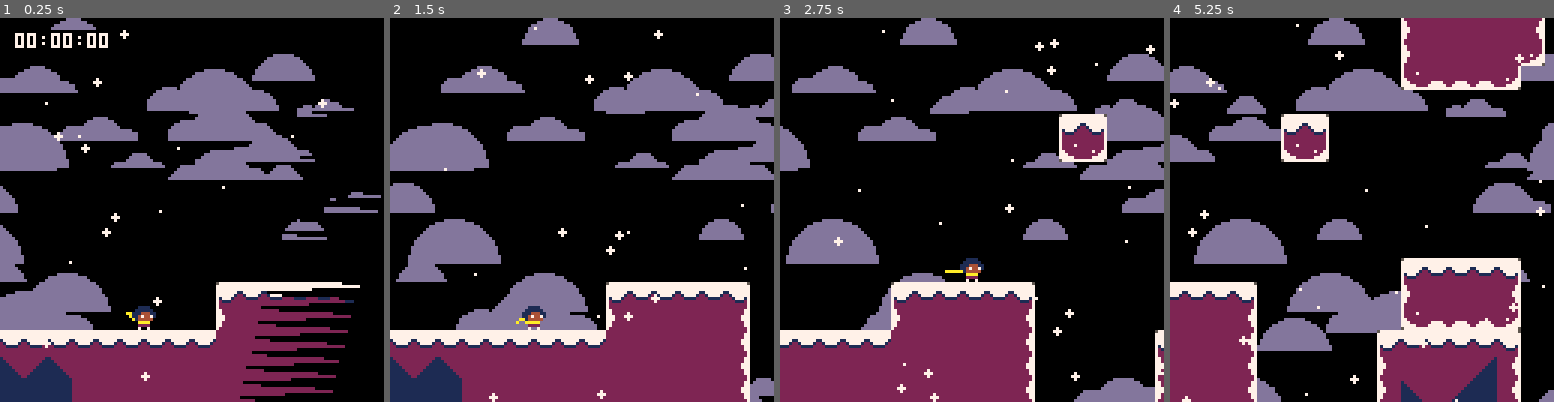
Above: before the commit, frames 1-4 (left to right).
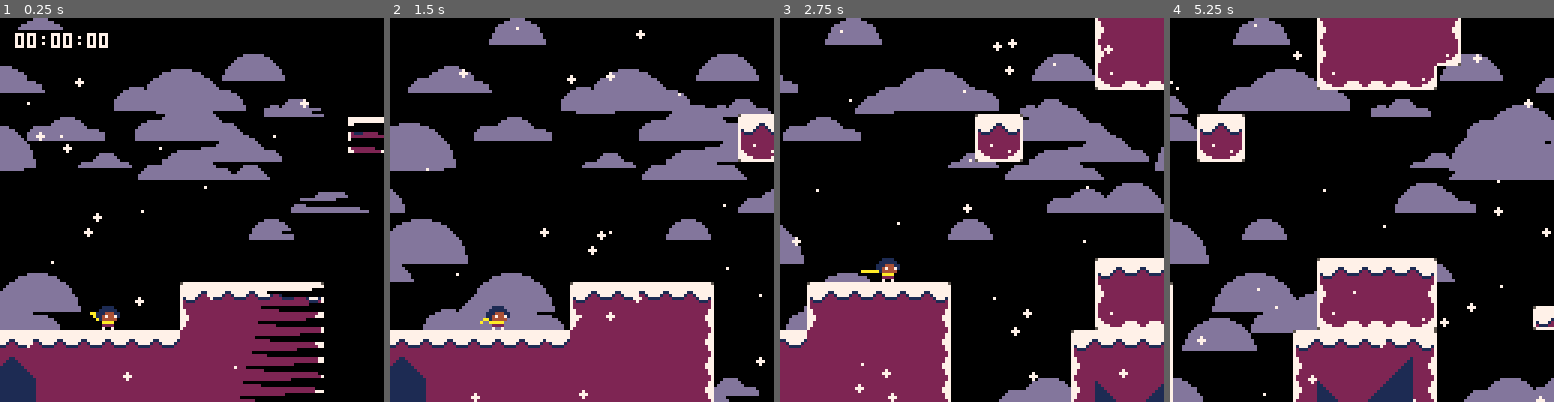
Above: after the commit, the same moments.

Repository: ExOK/Celeste2
Game: PICO-8 cartridge celeste2.p8
The game is run twice, just before and just after one commit, with the same random seed, the same clock (stepped at 60 frames per second) and the same inputs.
Inputs:
- Up to frame 1 (0.25 s): no input
- Up to frame 2 (1.5 s): tap X (X key) at 0.33, 1.07 s; tap O (Z key) at 0.7 s
- Up to frame 3 (2.75 s): hold Right 1.6-2.1 s; tap O (Z key) at 1.7, 2.1, 2.5 s; tap X (X key) at 1.85 s; hold Up 2.15-2.42 s; hold Right from 2.47 s (still down)
- Up to frame 4 (5.25 s): tap O (Z key) every 0.4 s from 2.9 to 4.9 s; tap X (X key) at 2.97, 4.08, 5.2 s; release Right at 3.03 s; hold Left 3.08-3.58 s; hold Down 3.63-3.97 s; hold Right 4.02-4.68 s; hold Up 4.73-5.03 s; hold Left from 5.08 s (still down)

The runs differ from the first frame. In frame 1, 19% of the frame differs, in the area x 0-100%, y 0-100%; in frame 2, 26%; in frame 3, 46%; in frame 4, 56%.

Commit message:
intro stuff

Diff:
--- a/celeste2.p8
+++ b/celeste2.p8
@@ -167,7 +167,7 @@
 	clip(0,0,128,128)
 
 	-- draw tileset
-	map((room % 4) * 16, (room / 4) * 16, 0, 0, 32, 16, 1)
+	map((room % 4) * 16, (room / 4) * 16, 0, 0, 96, 16, 1)
 
 	-- draw objects
 	local p = nil
--- a/player.lua
+++ b/player.lua
@@ -331,7 +331,7 @@
 		shake = 5
 	end
 
-	camera(max(0, min(128, self.x - 64)), 0)
+	camera(max(0, min(8 * 96, self.x - 36)), 0)
 end
 
 player.on_collide_x = function(self, moved, target)
